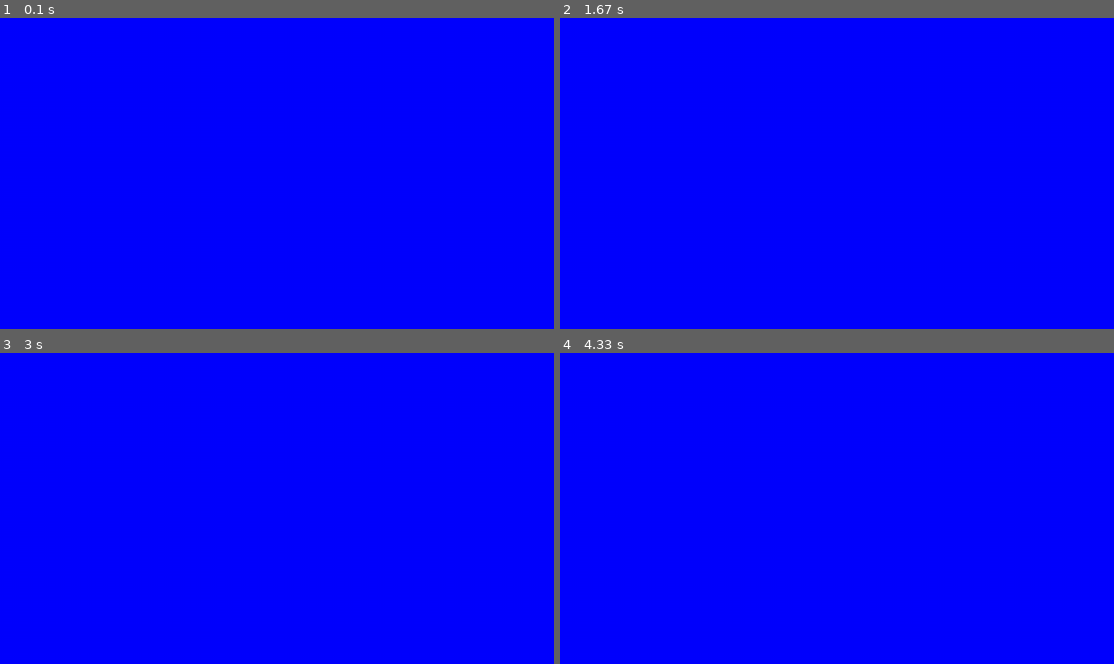
Above: before the commit, frames 1-4 (two rows, left to right).
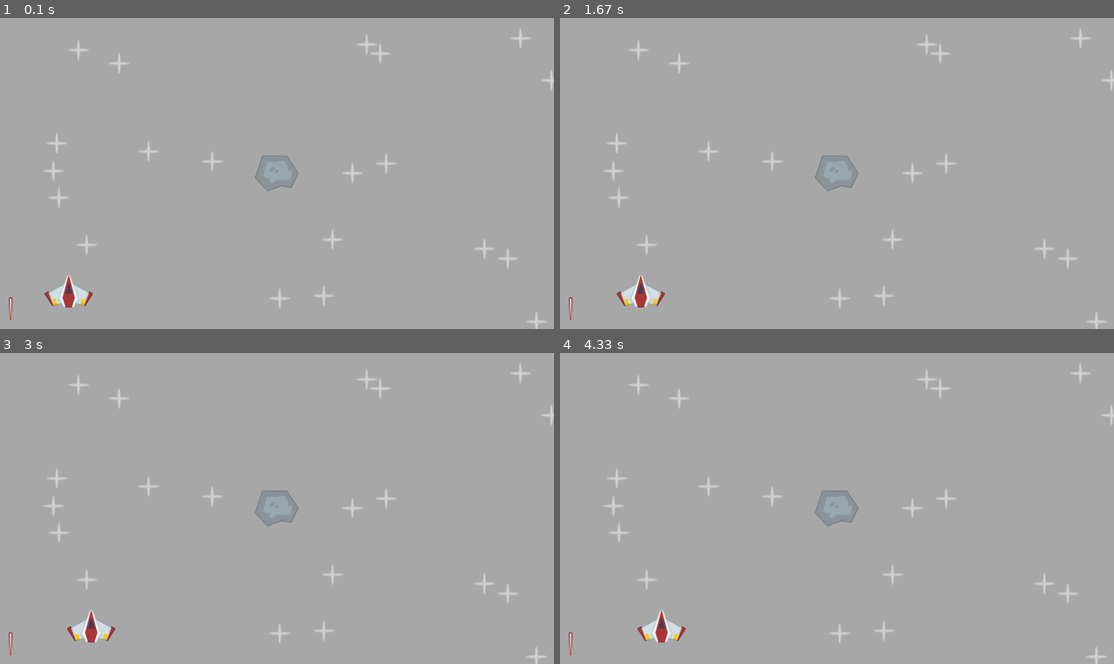
Above: after the commit, the same moments.

Repository: Lucky-Lakshay/Py_game
Game: pygame game, started from space shooter/code/ss_main.py
Same seed, same stepped clock (60 frames per second), same inputs: the game is played once before the commit and once after it.
Inputs:
- Up to frame 1 (0.1 s): no input
- Up to frame 2 (1.67 s): no input
- Up to frame 3 (3 s): no input
- Up to frame 4 (4.33 s): no input

The runs differ from the first frame. In frame 1, 100% of the frame differs, in the area x 0-100%, y 0-100%; in frame 2, 100%; in frame 3, 100%; in frame 4, 100%.

Commit message:
feat: added meteor, laser, bouncing player

Diff:
--- a/space shooter/code/ss_main.py
+++ b/space shooter/code/ss_main.py
@@ -1,18 +1,51 @@
 import pygame
-
+from os.path import join
+from random import randint
 #display
 pygame.init()
 window_width, window_height = 1280, 720
 display_surface = pygame.display.set_mode((window_width, window_height))
+pygame.display.set_caption("Shooting space[::-1]")
 running = True
 
+#player
+player_path = join("space shooter", "images", "player.png")
+player_surf = pygame.image.load(player_path).convert_alpha()
+player_rect = player_surf.get_frect(bottomleft = (100, window_height-50))
+direction = 1
+#stars
+star_path = join("space shooter", "images", "star.png")
+star_surf = pygame.image.load(star_path).convert_alpha()
+star_position = [(randint(0,window_width), randint(0,window_height)) for i in range(20)]
+#meteor
+meteor_path = join("space shooter", "images", "meteor.png")
+meteor_surf = pygame.image.load(meteor_path).convert_alpha()
+meteor_rect = meteor_surf.get_frect(center = (window_width/2, window_height/2))
+#laser
+laser_path = join("space shooter", "images", "laser.png")
+laser_surf = pygame.image.load(laser_path).convert_alpha()
+laser_rect = laser_surf.get_frect(bottomleft = (20, window_height-20))
 while running:
     # event loop
     for event in pygame.event.get():
         if event.type == pygame.QUIT:
             running = False
     #draw game
-    display_surface.fill('blue')
+    display_surface.fill("darkgrey")
+
+    for position in star_position:
+        display_surface.blit(star_surf, position)
+
+    display_surface.blit(laser_surf, laser_rect)
+
+    display_surface.blit(meteor_surf, meteor_rect)
+
+    #player movement
+    player_rect.right += direction*0.3
+    if player_rect.right > window_width or player_rect.left < 0:
+        direction *= (-1)
+    display_surface.blit(player_surf, player_rect)
+
     pygame.display.update()
 
 #quiting pygame to save resourses
